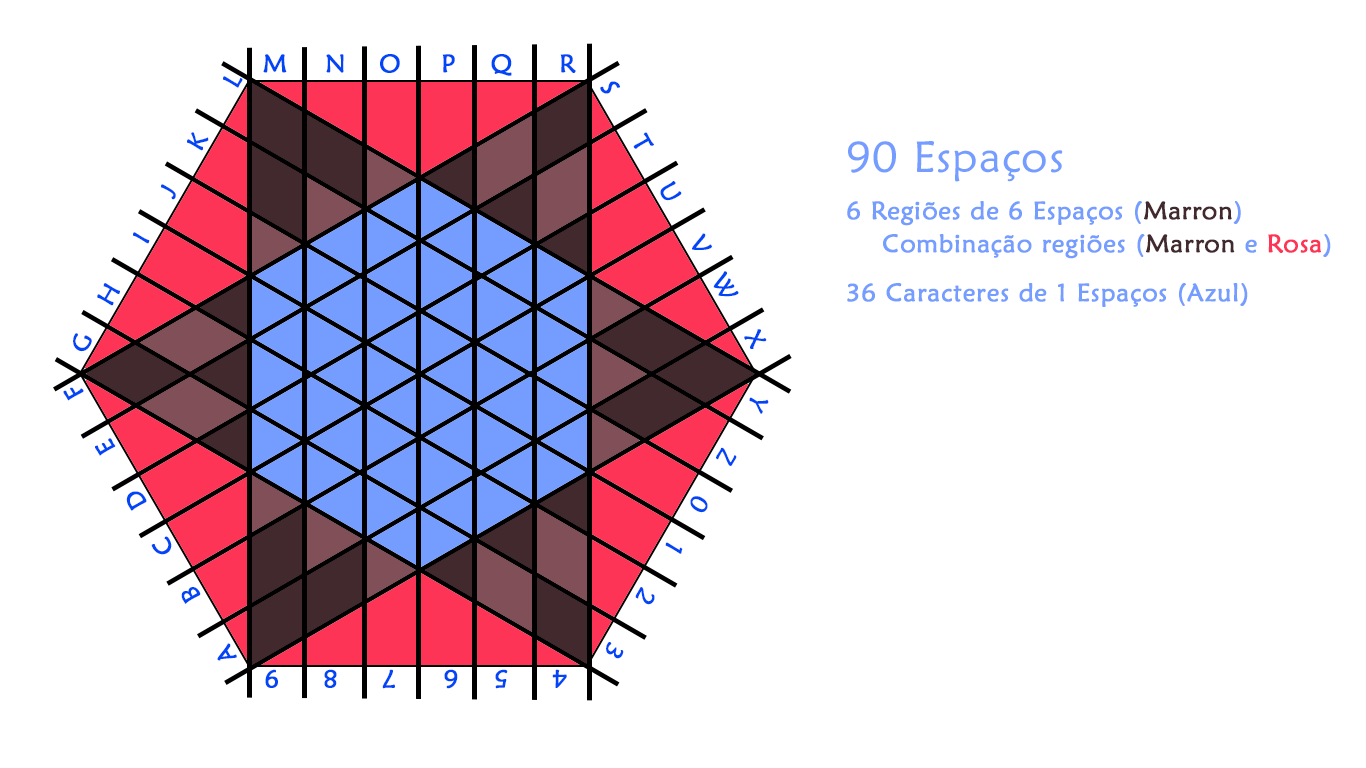
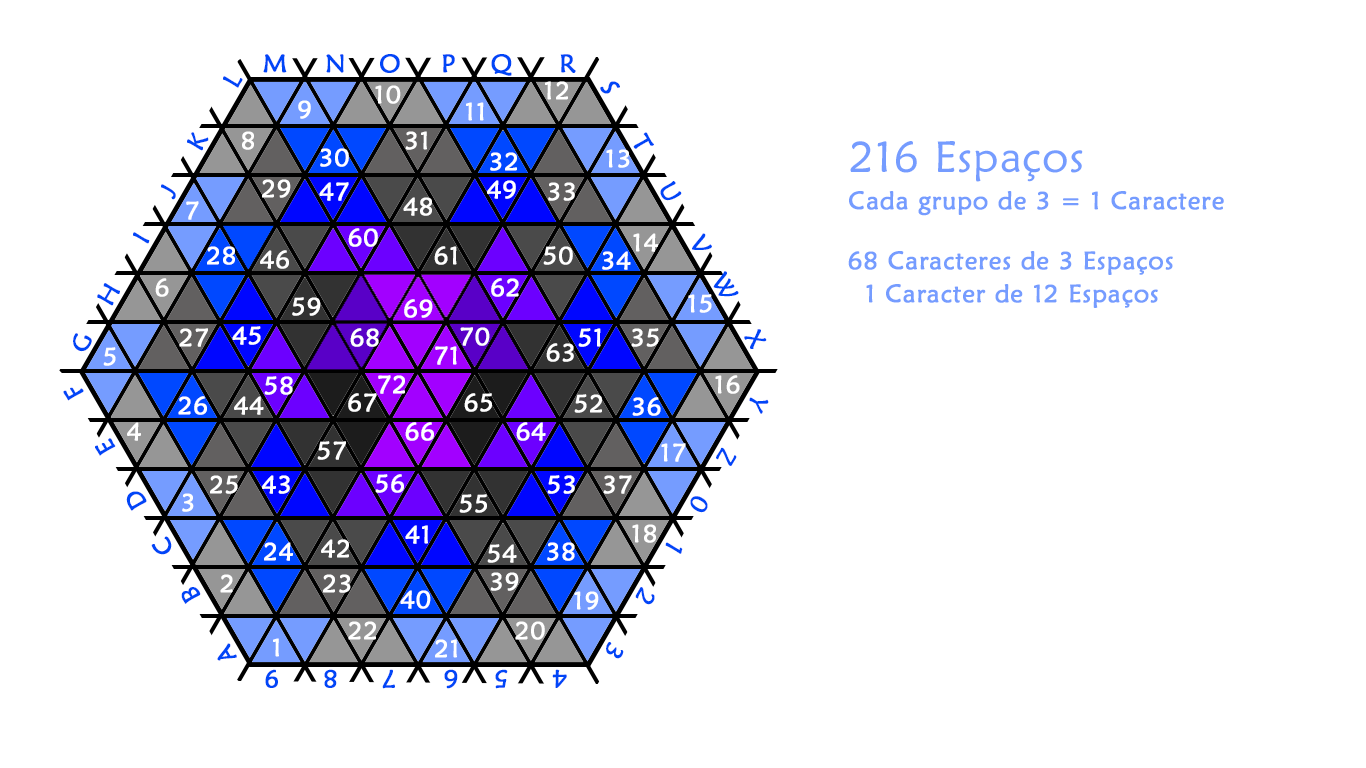
Layer changes from the first 1366 x 768 image to the second:
added group "Numeros" with 72 layers above "Modo 2" over (x1=103, y1=81, x2=740, y2=658)
added layer "70" in group "Numeros" over (x1=460, y1=327, x2=490, y2=346)
added layer "69" in group "Numeros" over (x1=404, y1=299, x2=433, y2=318)
added layer "68" in group "Numeros" over (x1=350, y1=328, x2=379, y2=347)
added layer "67" in group "Numeros" over (x1=348, y1=393, x2=377, y2=412)
added layer "66" in group "Numeros" over (x1=405, y1=422, x2=434, y2=441)
added layer "64" in group "Numeros" over (x1=516, y1=422, x2=546, y2=441)
added layer "60" in group "Numeros" over (x1=348, y1=228, x2=378, y2=247)
added layer "59" in group "Numeros" over (x1=292, y1=297, x2=321, y2=316)
added layer "58" in group "Numeros" over (x1=264, y1=376, x2=293, y2=395)
added layer "57" in group "Numeros" over (x1=317, y1=441, x2=346, y2=460)
added layer "56" in group "Numeros" over (x1=375, y1=474, x2=404, y2=493)
added layer "54" in group "Numeros" over (x1=487, y1=544, x2=517, y2=563)
added layer "50" in group "Numeros" over (x1=543, y1=246, x2=573, y2=265)
added layer "49" in group "Numeros" over (x1=487, y1=180, x2=516, y2=199)
added layer "48" in group "Numeros" over (x1=403, y1=197, x2=432, y2=216)
added layer "47" in group "Numeros" over (x1=319, y1=182, x2=349, y2=201)
added layer "46" in group "Numeros" over (x1=260, y1=250, x2=289, y2=269)
added layer "45" in group "Numeros" over (x1=232, y1=326, x2=261, y2=345)
added layer "44" in group "Numeros" over (x1=234, y1=396, x2=264, y2=415)
added layer "40" in group "Numeros" over (x1=400, y1=590, x2=431, y2=609)
added layer "20" in group "Numeros" over (x1=515, y1=621, x2=545, y2=640)
hid group "Modo 2" (10 layers) over (x1=53, y1=43, x2=1331, y2=701)
showed group "Modo 1" (10 layers) over (x1=59, y1=54, x2=1224, y2=689)
…and 51 more changes (51 added)
